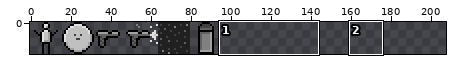
File history of a sprite sheet, res/spritesheet.png. Above: a wide view before the commit, with the close-up outlined.
Close-up. Before the edit:
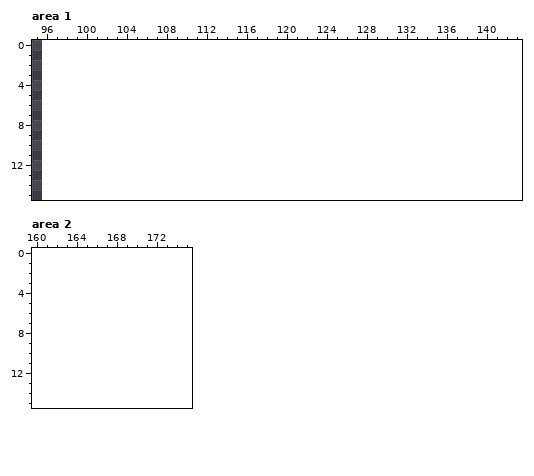
The file is 96x16 pixels. Shown: area 1: x 95..143, y 0..15; area 2: x 160..175, y 0..15. The old version is drawn lined up with the new one, on the new canvas. The commit also changed other parts of the picture, which this record leaves out.
Palette (. is transparent): 
The result:
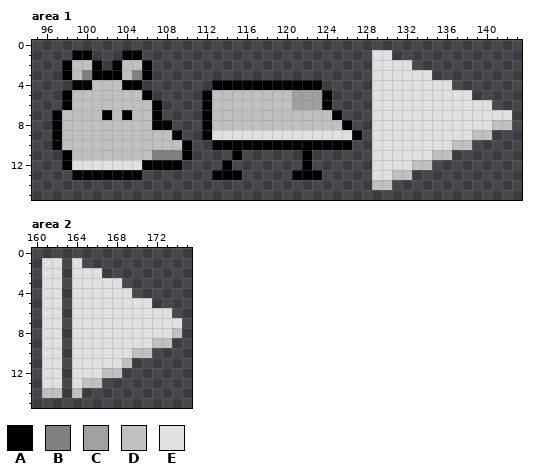
Colours new in this view: A #000000  B #808080  C #a0a0a0  D #c0c0c0  E #e0e0e0
Diff:
canvas 96x16 -> 208x16
Changed rows in their new state; - is an unchanged pixel.
Area 1:
first column x 97:
 1 --AA---AA-----------------------EE------------
 2 -ADDA-ADDA----------------------EEEE----------
 3 -ADBAAADBA----------------------EEEEEE--------
 4 --AADDDAA-------AAAAAAAAAAA-----EEEEEEEE------
 5 -ADDDDDDDA-----ADDDDDDDDCCCA----EEEEEEEEEE----
 6 -ADDDDDDDDA----ADDDDDDDDCCCA----EEEEEEEEEEEE--
 7 ADDDDADADDA----ADDDDDDDDDDDDA---EEEEEEEEEEEEEE
 8 ADDDDDDDDDAA---ADDDDDDDDDDDDDA--EEEEEEEEEEEEDD
 9 ADDDDDDDDDDDA--AEEEEEEEEEEEEEEA-EEEEEEEEEEDD--
10 ADDDDDDDDDDDDA--AAAAAAAAAAAAAA--EEEEEEEEDD----
11 -ADDDDDDDDBBBA----A------A------EEEEEEDD------
12 -AEEEEEEEAAAA----A-------A------EEEEDD--------
13 --AAAAAAA-------AAA-----AAA-----EEDD----------
14 --------------------------------DD------------
Area 2:
first column x 161:
 1 EE-E----------
 2 EE-EEE--------
 3 EE-EEEEE------
 4 EE-EEEEEE-----
 5 EE-EEEEEEEE---
 6 EE-EEEEEEEEEE-
 7 EE-EEEEEEEEEEE
 8 EE-EEEEEEEEEED
 9 EE-EEEEEEEEDD-
10 EE-EEEEEEDD---
11 EE-EEEEED-----
12 EE-EEEDD------
13 EE-EDD--------
14 DD-D----------
Changed places in both close-ups, as pixel boxes (x1, y1, x2, y2):
added: (52, 50, 512, 190)
added: (42, 258, 182, 398)
